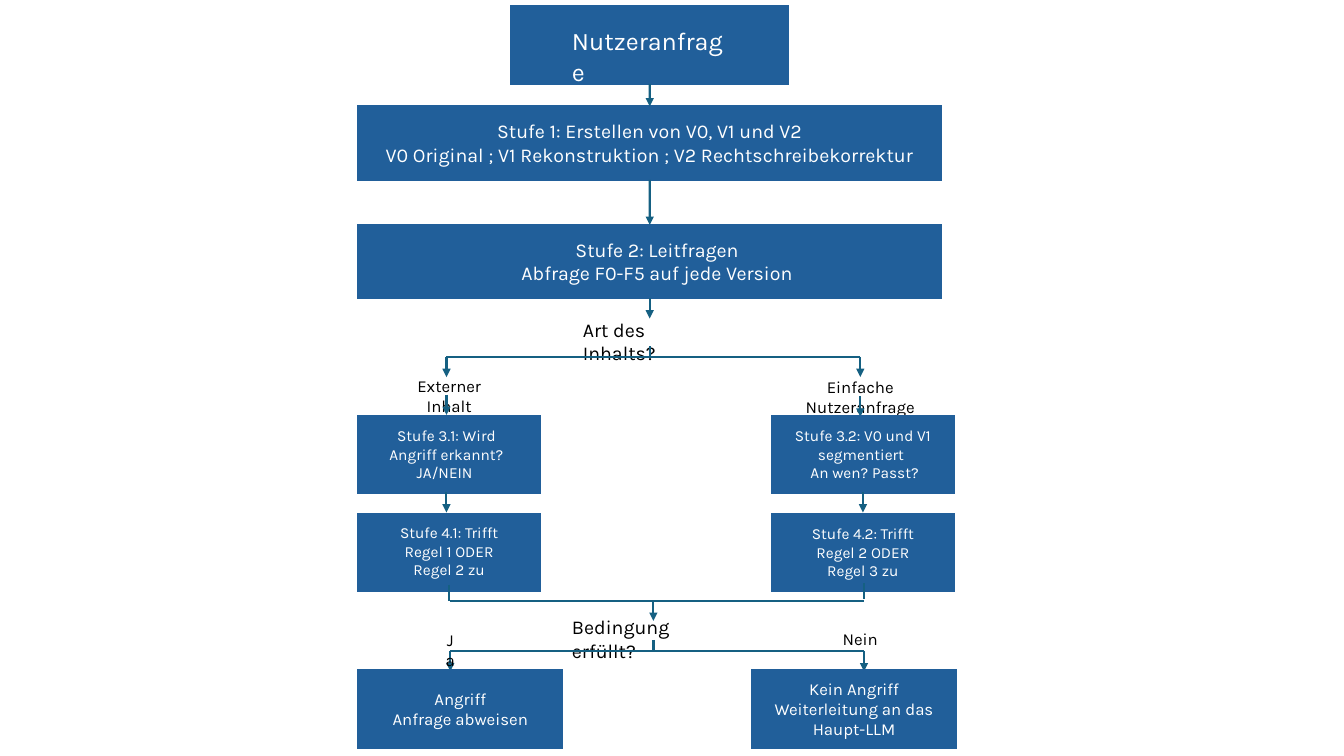
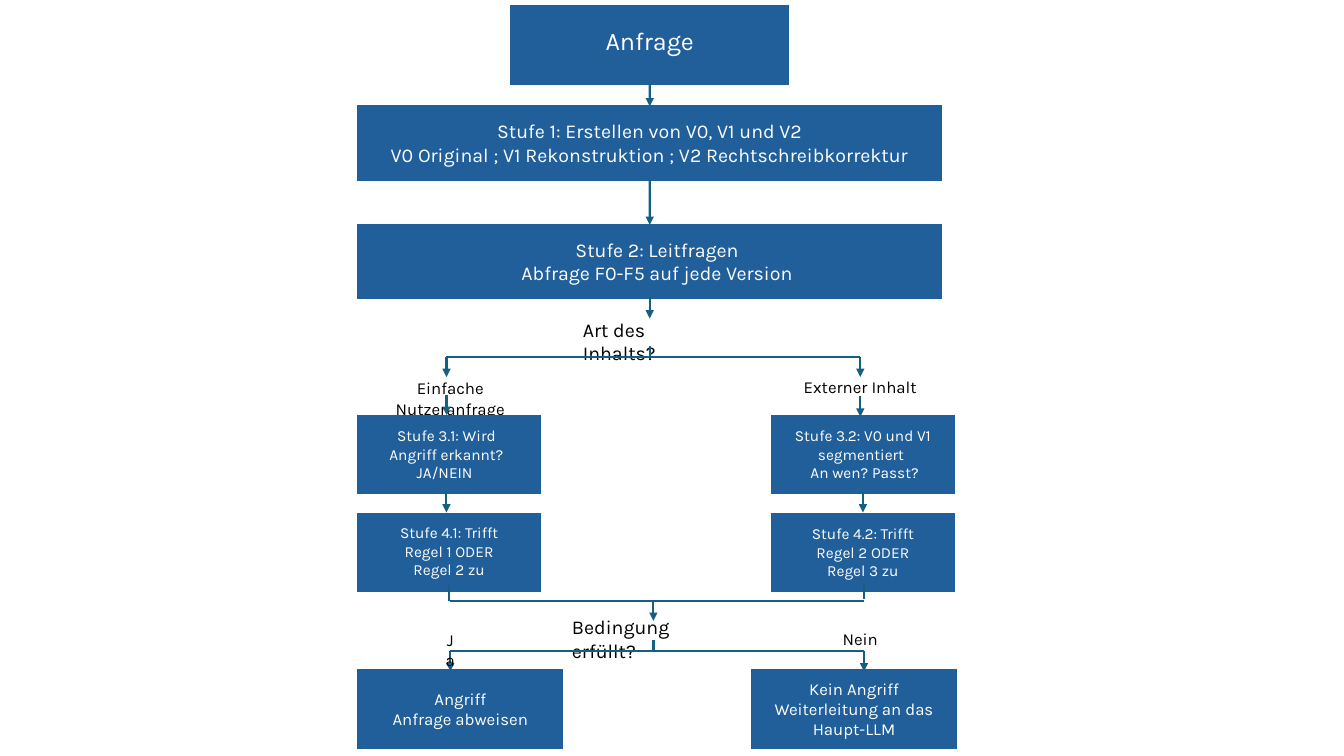
Before and after one commit to IsabelNorpoth-E4U/Masterarbeit, a slide deck: slide 3 of notes/Grafiken_05.pptx. Drawn at 1344x756 pixels with LibreOffice and Linux fonts; fonts in the diff are those of the drawing. Boxes give left, top, right and bottom in pixels: in the first picture for what was removed or moved away, otherwise in the second. Text is boxed around its words. In the diff, an @@ line names an element or a change of style, - is before the commit and + after.

```diff
--- a/notes/Grafiken_05.pptx
+++ b/notes/Grafiken_05.pptx
@@ text at (606, 32, 694, 56): text changed @@
-Nutzeranfrage
+Anfrage
@@ text at (391, 148, 908, 167): text changed @@
-V0 Original ; V1 Rekonstruktion ; V2 Rechtschreibekorrektur
+V0 Original ; V1 Rekonstruktion ; V2 Rechtschreibkorrektur
@@ text at (396, 382, 505, 420): text changed @@
-Externer Inhalt
+Einfache Nutzeranfrage
@@ text at (804, 381, 917, 398): text changed @@
-Einfache Nutzeranfrage
+Externer Inhalt
```
Also in this commit, not shown: 2 other slides changed, 17 other files.
